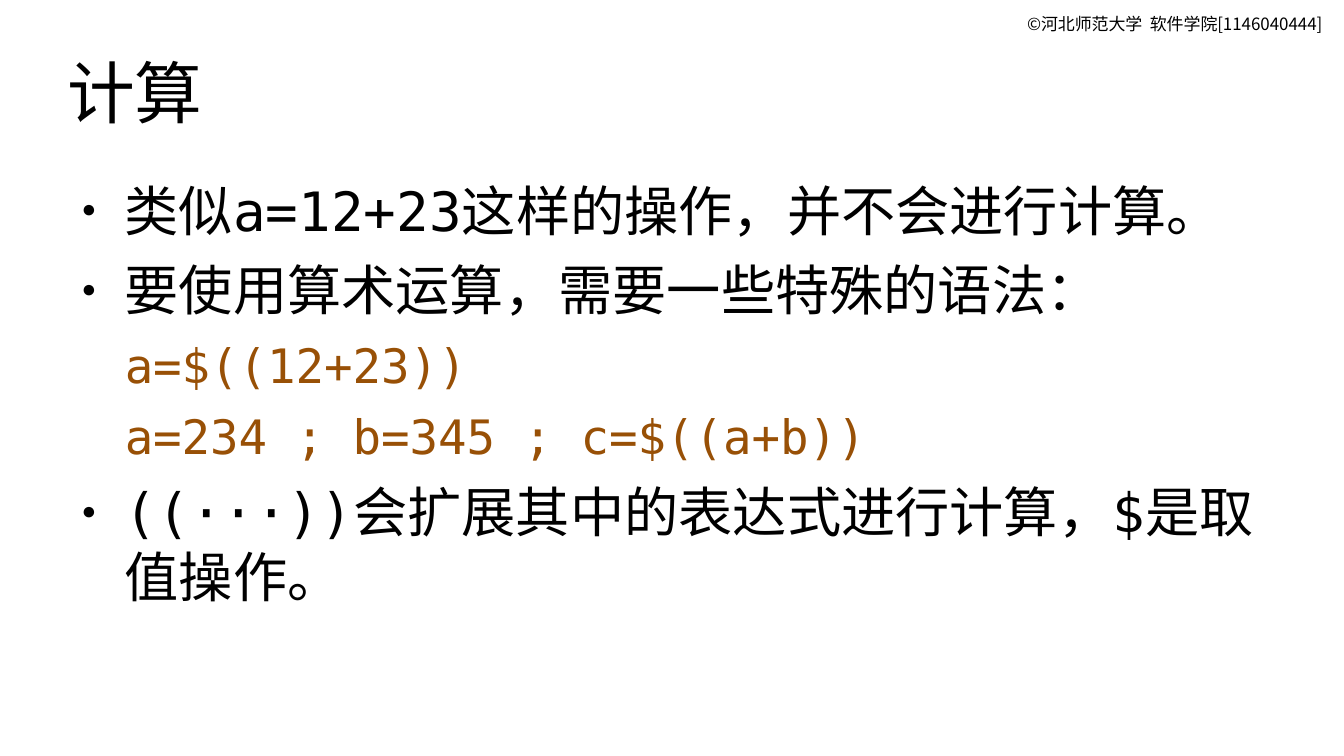
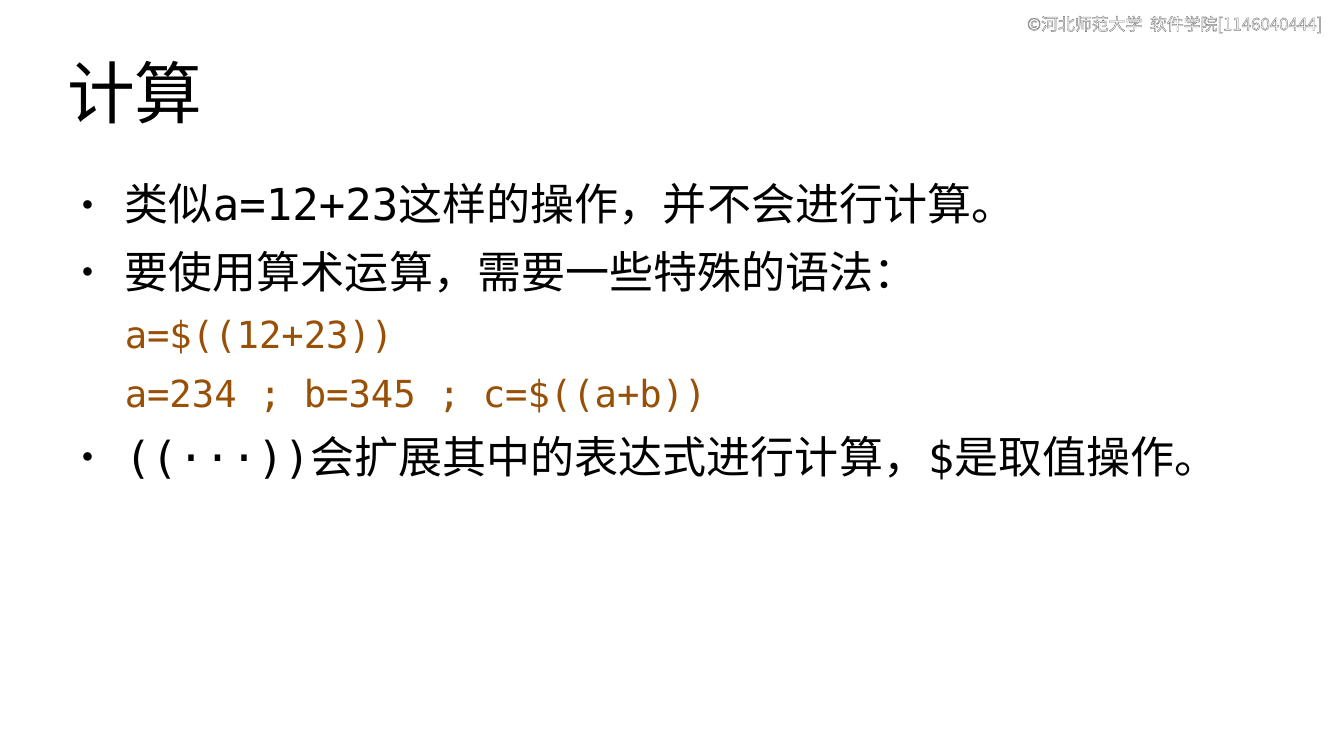
Before and after one commit to master-genius/linux-system, a slide deck: slide 16 of materials/slides/ch11-shell-script.odp (slide 15 before the commit). Drawn at 1344x756 pixels with LibreOffice and Linux fonts; fonts in the diff are those of the drawing. Boxes give left, top, right and bottom in pixels: in the first picture for what was removed or moved away, otherwise in the second. Text is boxed around its words. In the diff, an @@ line names an element or a change of style, - is before the commit and + after.

```diff
--- a/materials/slides/ch11-shell-script.odp
+++ b/materials/slides/ch11-shell-script.odp
@@ text "©河北师范大学 软件学院[1146040444]" at (x1=1027, y1=16, x2=1322, y2=34): text colour #000000 to #FFFFFF, letter outline none to #808080 0.75 pt @@
@@ text "类似a=12+23这样的操作，并不会进行计算。" at (x1=125, y1=183, x2=1219, y2=480): size 32 to 26 pt in "类似a=12+23这样的操作，并不会进行计算。", "要使用算术运算，需要一些特殊的语法：", "((···))会扩展其中的表达式进行计算，$是取值操作。"; size 28 to 22 pt in "a=$((12+23))", "a=234 ; b=345 ; c=$((a+b))" @@
```
Also in this commit, not shown: 18 other slides changed, 16 slides added, 3 other files.
